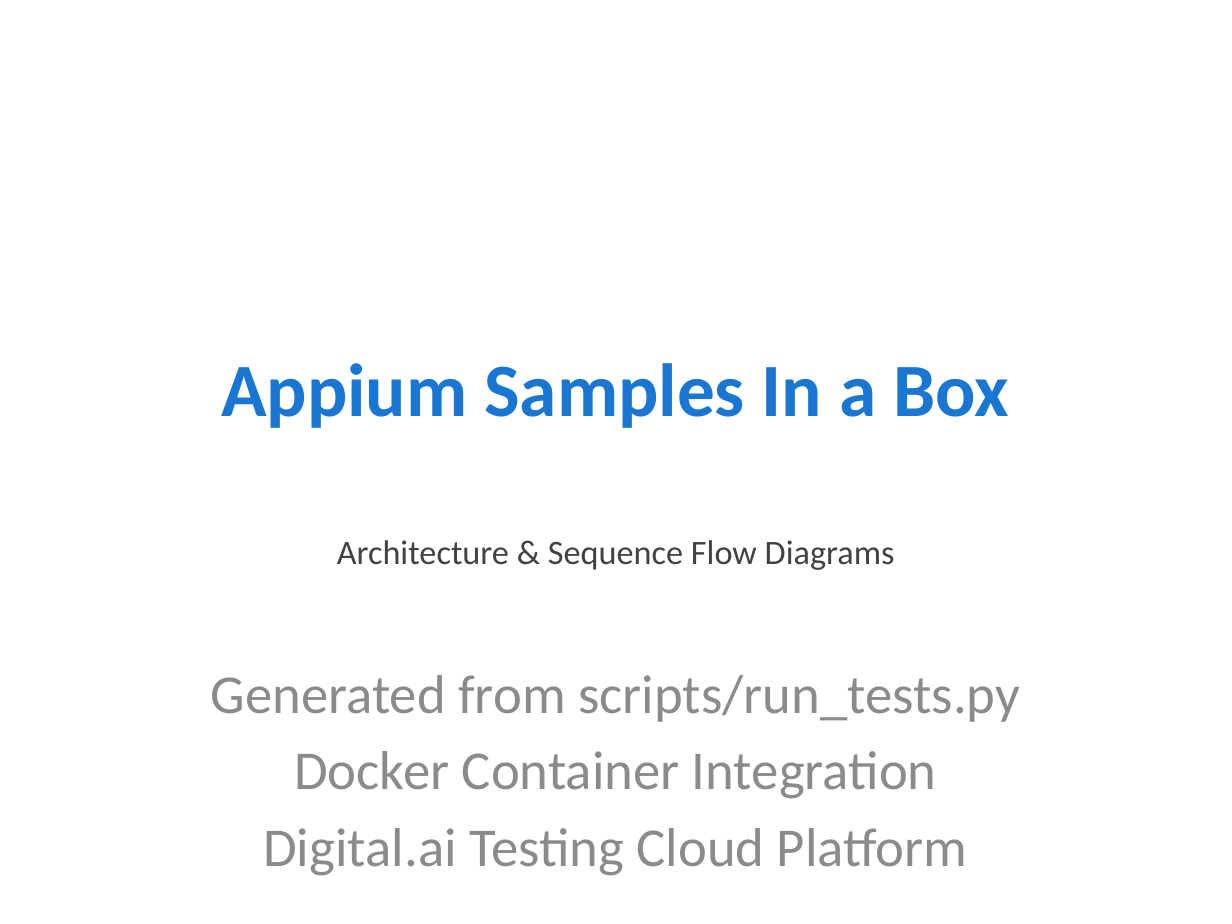
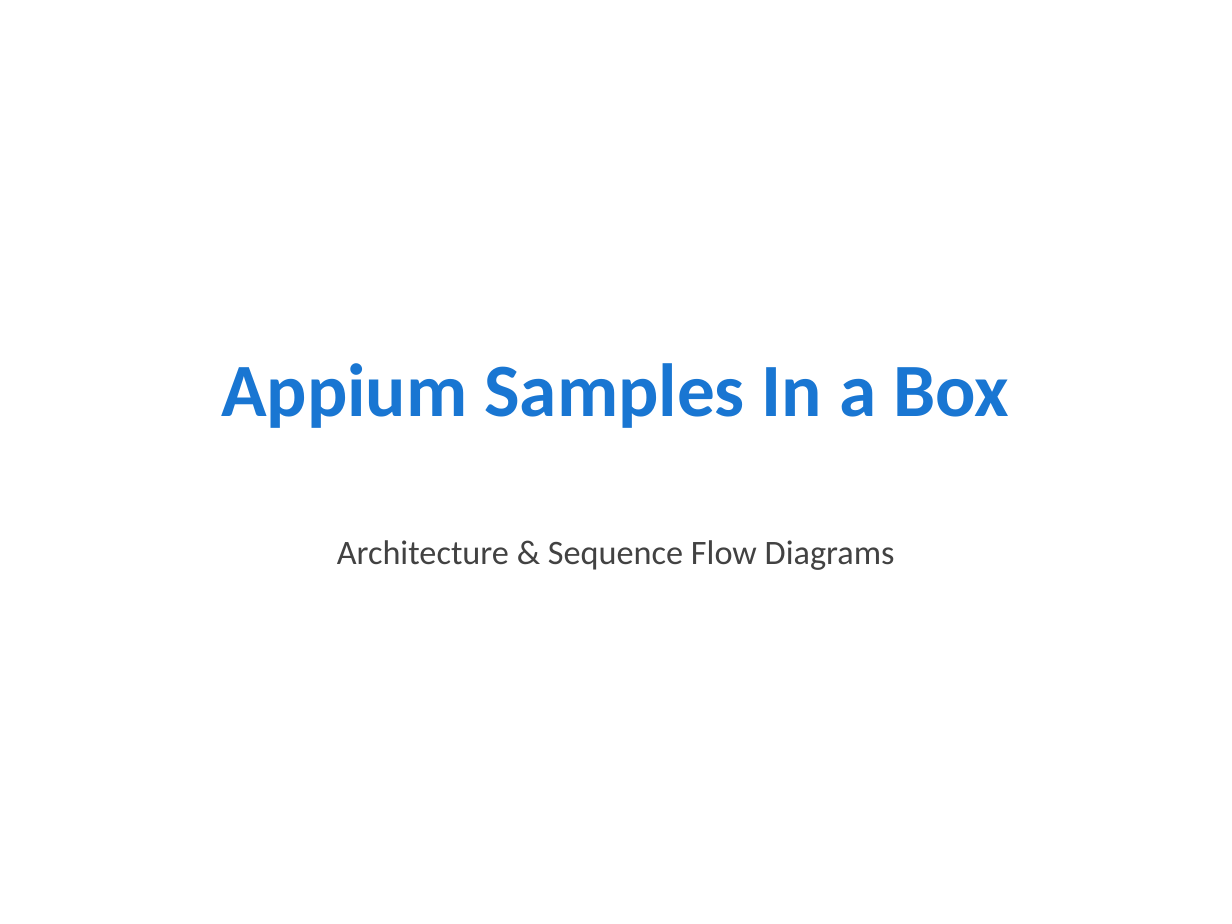
Before and after one commit to ddreakford/CommunityCode-AppiumCodeExamples, a slide deck: slide 1 of architecture/Appium_Samples_InaBox_Architecture.pptx. Drawn at 1232x924 pixels with LibreOffice and Linux fonts; fonts in the diff are those of the drawing. Boxes give left, top, right and bottom in pixels: in the first picture for what was removed or moved away, otherwise in the second. Text is boxed around its words. In the diff, an @@ line names an element or a change of style, - is before the commit and + after.

```diff
--- a/architecture/Appium_Samples_InaBox_Architecture.pptx
+++ b/architecture/Appium_Samples_InaBox_Architecture.pptx
@@ subtitle at bbox=[211, 675, 1020, 876]: paragraphs removed @@
-Generated from scripts/run_tests.py
-Docker Container Integration
-Digital.ai Testing Cloud Platform
```
Also in this commit, not shown: 1 other slide changed, 3 other files.
